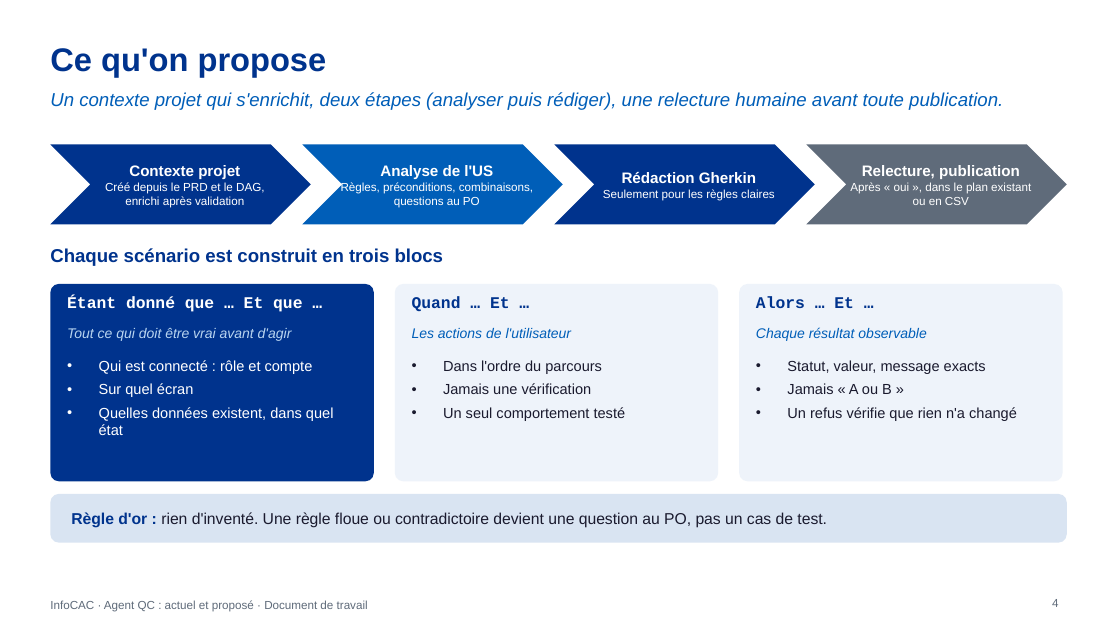
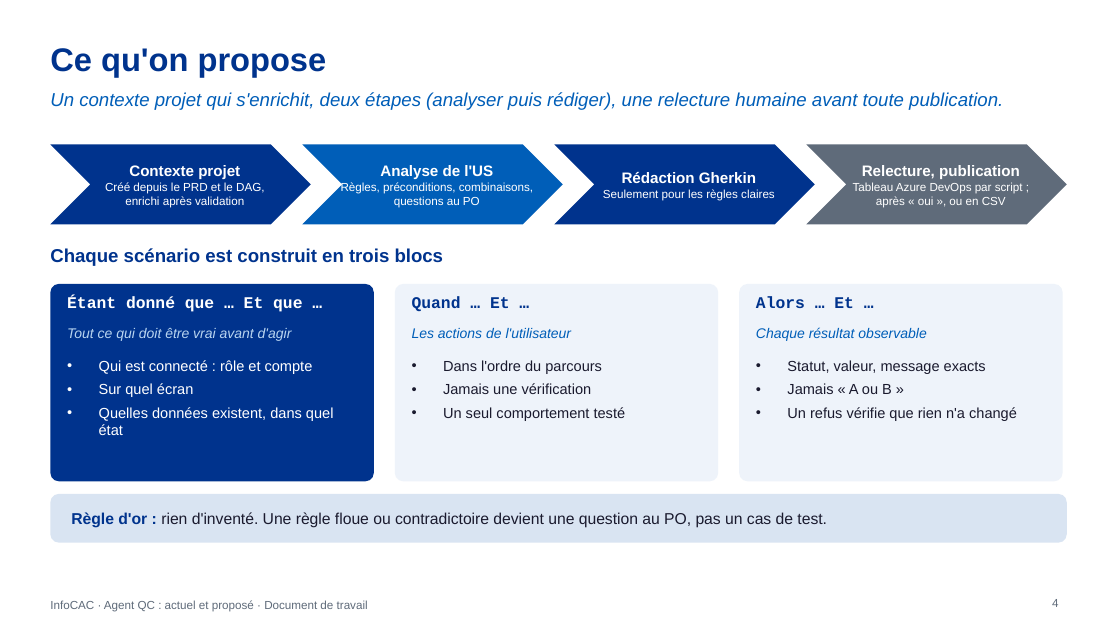
Before and after one commit to DauraRady/Travaux-QA, a slide deck: slide 4 of doc/Agent-QC-actuel-vs-propose.pptx. Drawn at 1120x630 pixels with LibreOffice and Linux fonts; fonts in the diff are those of the drawing. Boxes give left, top, right and bottom in pixels: in the first picture for what was removed or moved away, otherwise in the second. Text is boxed around its words. In the diff, an @@ line names an element or a change of style, - is before the commit and + after.

```diff
--- a/doc/Agent-QC-actuel-vs-propose.pptx
+++ b/doc/Agent-QC-actuel-vs-propose.pptx
@@ text at (x1=853, y1=182, x2=1023, y2=208): text changed @@
-Après « oui », dans le plan existant ou en CSV
+Tableau Azure DevOps par script ; après « oui », ou en CSV
```
Also in this commit, not shown: 3 other slides changed, 5 other files.
